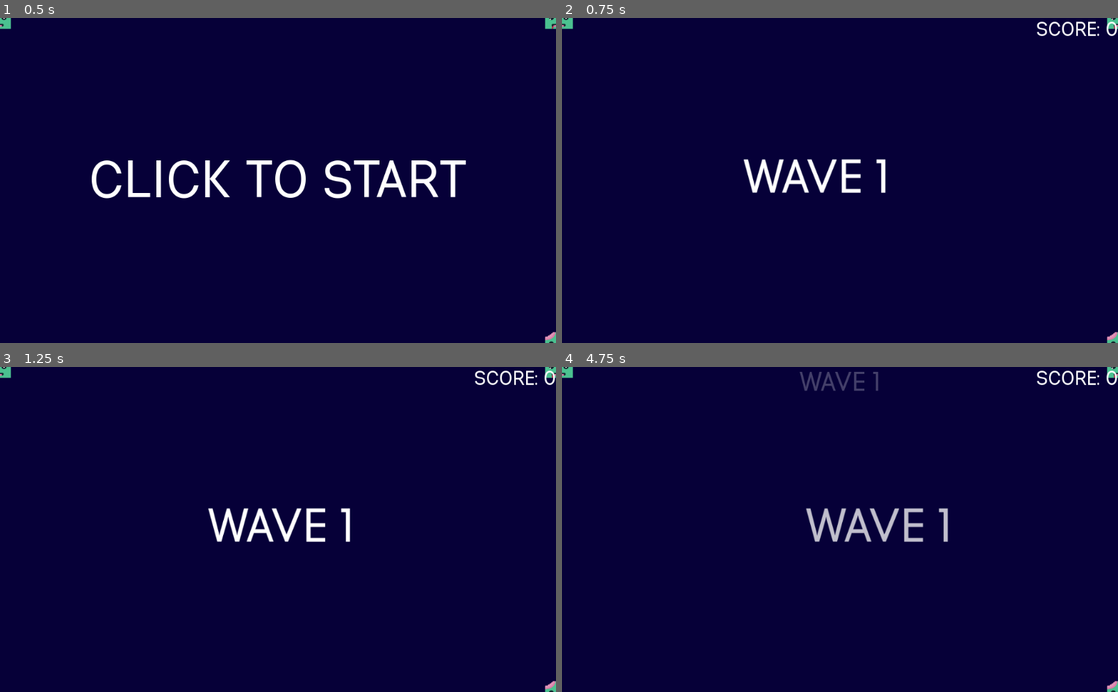
Above: before the commit, frames 1-4 (two rows, left to right).
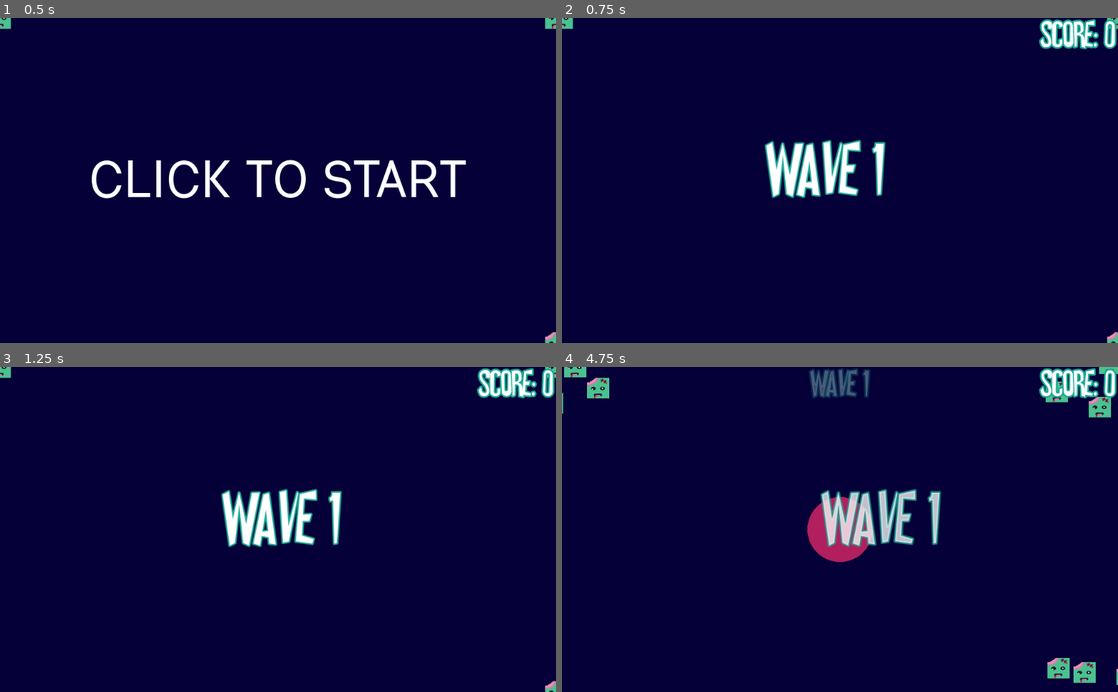
Above: after the commit, the same moments.

Repository: MrEliptik/voice_zombie
Game: Godot game, scene res://game.tscn
The game is run twice, just before and just after one commit, with the same random seed, the same clock (stepped at 60 frames per second) and the same inputs.
Inputs:
- Up to frame 1 (0.5 s): no input
- Up to frame 2 (0.75 s): tap Enter (ui_accept) at 0.5 s
- Up to frame 3 (1.25 s): tap Enter (ui_accept) at 0.77 s
- Up to frame 4 (4.75 s): tap Enter (ui_accept) at 1.52, 3.02, 3.77, 4.52 s

Frame 1 is identical in both runs. In frame 2, 3.6% of the frame differs, in the area x 32-100%, y 0-56%; in frame 3, 3.8%; in frame 4, 6.7%, in the area x 0-100%, y 0-100%.
Error before the commit: Attempt to call function 'play' in base 'null instance' on a null instance. (res://game.gd:120)

Commit message:
update font

Diff:
--- a/hud.tscn
+++ b/hud.tscn
@@ -1,16 +1,21 @@
-[gd_scene load_steps=7 format=2]
+[gd_scene load_steps=8 format=2]
 
-[ext_resource path="res://fonts/Manti Sans Regular Demo.otf" type="DynamicFontData" id=1]
+[ext_resource path="res://audio/sfx/Bubble heavy 2.wav" type="AudioStream" id=1]
 [ext_resource path="res://hud.gd" type="Script" id=2]
+[ext_resource path="res://fonts/WickedScaryMovie.ttf" type="DynamicFontData" id=3]
 
 [sub_resource type="DynamicFont" id=1]
-size = 48
-font_data = ExtResource( 1 )
+size = 64
+outline_size = 3
+outline_color = Color( 0.0941176, 0.662745, 0.580392, 1 )
+font_data = ExtResource( 3 )
 
 [sub_resource type="DynamicFont" id=2]
-size = 96
+size = 142
+outline_size = 3
+outline_color = Color( 0.0941176, 0.662745, 0.580392, 1 )
 use_filter = true
-font_data = ExtResource( 1 )
+font_data = ExtResource( 3 )
 
 [sub_resource type="Animation" id=3]
 resource_name = "wave_switch"
@@ -63,8 +68,10 @@
 }
 
 [sub_resource type="DynamicFont" id=4]
-size = 36
-font_data = ExtResource( 1 )
+size = 64
+outline_size = 3
+outline_color = Color( 0.0941176, 0.662745, 0.580392, 1 )
+font_data = ExtResource( 3 )
 
 [node name="HUD" type="Control"]
 anchor_right = 1.0
@@ -77,6 +84,7 @@
 [node name="Wave" type="Label" parent="."]
 modulate = Color( 1, 1, 1, 0 )
 anchor_right = 1.0
+margin_top = 5.0
 margin_bottom = 14.0
 custom_fonts/font = SubResource( 1 )
 text = "WAVE 1"
@@ -108,6 +116,8 @@
 size_flags_vertical = 7
 custom_fonts/font = SubResource( 2 )
 text = "WAVE 1"
+align = 1
+valign = 1
 __meta__ = {
 "_edit_use_anchors_": false
 }
@@ -117,7 +127,15 @@
 
 [node name="Score" type="Label" parent="."]
 anchor_right = 1.0
+margin_top = 5.0
+margin_right = -5.0
 margin_bottom = 57.0
 custom_fonts/font = SubResource( 4 )
 text = "SCORE: 0"
 align = 2
+__meta__ = {
+"_edit_use_anchors_": false
+}
+
+[node name="WaveEffect" type="AudioStreamPlayer" parent="."]
+stream = ExtResource( 1 )
